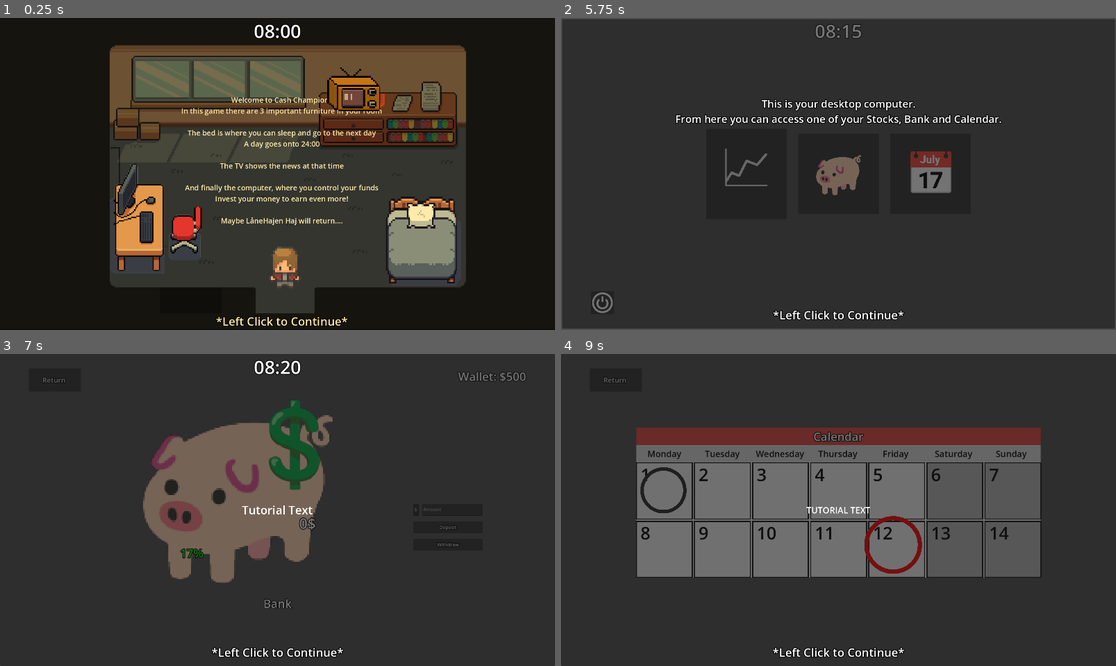
Above: before the commit, frames 1-4 (two rows, left to right).
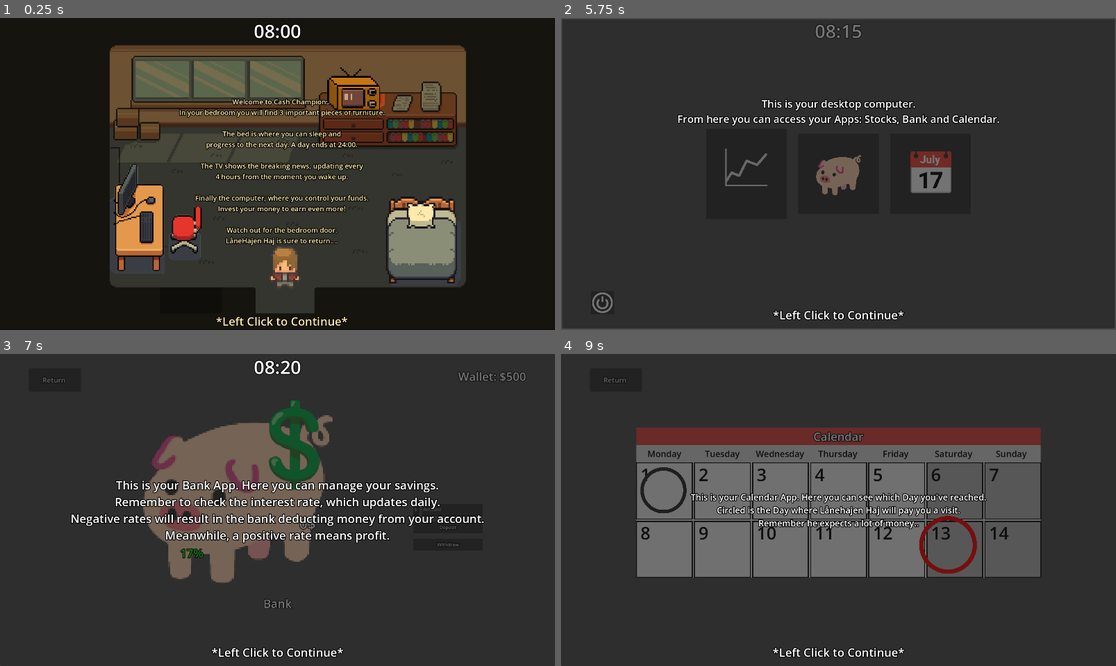
Above: after the commit, the same moments.

Repository: ThyGram/Eksamensprojekt-DDU
Game: Godot game, scene res://MainGame/main_game_bedroom.tscn
Same seed, same stepped clock (60 frames per second), same inputs: the game is played once before the commit and once after it. This scene is started directly instead of the project's main scene.
Inputs (mouse positions are in pixels of both pictures, inside the frame that each line leads up to):
- Up to frame 1 (0.25 s): no input
- Up to frame 2 (5.75 s): tap Enter (ui_accept) at 0.5, 1.52, 1.55, 1.82, 3.02, 3.05, 3.32, 5.27, 5.3, 5.57 s; move the mouse to (960, 158) at 0.52 s; hold D (Right) 0.53-1.28 s; hold Enter (ui_accept) 0.53-1.28 s; move the mouse to (727, 189) at 1.27 s; hold S (Down) 1.28-2.03 s; click (727, 189) at 1.35 s; move the mouse to (894, 105) at 2.02 s; hold D (Right) 2.03-2.78 s; hold Enter (ui_accept) 2.03-2.78 s; move the mouse to (810, 236) at 2.77 s; hold W (Up) 2.78-3.53 s; click (810, 236) at 2.85 s; move the mouse to (1005, 220) at 3.52 s; hold A (Left) 3.53-4.25 s; hold Enter (ui_accept) 3.53-4.25 s; tap Escape (Escape) at 4.15 s; click "Continue" at 4.25 s; move the mouse to (672, 127) at 5.02 s; hold A (Left) from 5.03 s (still down); click (672, 127) at 5.1 s
- Up to frame 3 (7 s): release A (Left) at 5.75 s; click "📈" at 5.75 s; click "🐖" at 6.5 s
- Up to frame 4 (9 s): click (1016, 510) at 7.27 s; type "12" at 7.35 s; click "Return" at 8 s; click "📅" at 8.75 s

The runs differ from the first frame. In frame 1, 4.4% of the frame differs, in the area x 32-70%, y 25-74%; in frame 2, 1.0%; in frame 3, 4.6%, in the area x 12-88%, y 40-61%; in frame 4, 2.9%.

Commit message:
Tutorials text done

Diff:
--- a/GodotGame/MainGame/Computer/computer_bank.tscn
+++ b/GodotGame/MainGame/Computer/computer_bank.tscn
@@ -198,6 +198,7 @@
 text = "Return "
 
 [node name="TutorialPanel" type="Panel" parent="."]
+visible = false
 layout_mode = 1
 anchors_preset = 15
 anchor_right = 1.0
@@ -218,8 +219,13 @@
 offset_bottom = 85.0
 grow_horizontal = 2
 grow_vertical = 2
-theme_override_font_sizes/font_size = 40
-text = "Tutorial Text"
+theme_override_colors/font_outline_color = Color(0, 0, 0, 1)
+theme_override_constants/outline_size = 10
+theme_override_font_sizes/font_size = 40
+text = "This is your Bank App. Here you can manage your savings.
+Remember to check the interest rate, which updates daily.
+Negative rates will result in the bank deducting money from your account.
+Meanwhile, a positive rate means profit."
 horizontal_alignment = 1
 vertical_alignment = 1
 
--- a/GodotGame/MainGame/Computer/computer_calender.gd
+++ b/GodotGame/MainGame/Computer/computer_calender.gd
@@ -26,7 +26,7 @@
 
 	for n in storage.Day:
 		var current_date = "Dates/" + str(n+1)
-		if n == storage.Day-1:
+		if n == storage.Day - 1:
 			# Position indstilles alt efter dato
 			black_ring.position = get_node(current_date).get_global_position() + Vector2((90+rng.randi_range(1,20)),(90+rng.randi_range(1,20)))
 			add_child(black_ring)
--- a/GodotGame/MainGame/Computer/computer_calender.tscn
+++ b/GodotGame/MainGame/Computer/computer_calender.tscn
@@ -489,11 +489,12 @@
 
 [node name="Ring" type="Sprite2D" parent="."]
 material = SubResource("ShaderMaterial_6vy4d")
-position = Vector2(1149, 661)
+position = Vector2(1339, 661)
 scale = Vector2(200, 200)
 texture = ExtResource("2_dbua4")
 
 [node name="TutorialPanel" type="Panel" parent="."]
+visible = false
 layout_mode = 1
 anchors_preset = 15
 anchor_right = 1.0
@@ -514,8 +515,13 @@
 offset_bottom = 21.0
 grow_horizontal = 2
 grow_vertical = 2
-theme_override_font_sizes/font_size = 30
-text = "TUTORIAL TEXT"
+theme_override_colors/font_outline_color = Color(0, 0, 0, 1)
+theme_override_constants/outline_size = 10
+theme_override_font_sizes/font_size = 30
+text = "This is your Calendar App. Here you can see which Day you've reached.
+Circled is the Day where Lånehajen Haj will pay you a visit.
+Remember he expects a lot of money.."
+horizontal_alignment = 1
 
 [node name="Click" type="Label" parent="TutorialPanel"]
 layout_mode = 1
--- a/GodotGame/MainGame/Computer/computer_stocks.tscn
+++ b/GodotGame/MainGame/Computer/computer_stocks.tscn
@@ -132,6 +132,7 @@
 text = "Return "
 
 [node name="TutorialPanel" type="Panel" parent="."]
+visible = false
 z_index = 5
 layout_mode = 1
 anchors_preset = 15
@@ -153,8 +154,12 @@
 offset_bottom = 147.5
 grow_horizontal = 2
 grow_vertical = 2
+theme_override_colors/font_outline_color = Color(0, 0, 0, 1)
+theme_override_constants/outline_size = 10
 theme_override_font_sizes/font_size = 30
-text = "TUTORIAL TEXT"
+text = "This is your Stocks App. Here you can see the current prices of stocks.
+Remember the risks of investing in stocks and watch the news,
+to get the most of this tool."
 horizontal_alignment = 1
 vertical_alignment = 1
 
--- a/GodotGame/MainGame/main_game_bedroom.tscn
+++ b/GodotGame/MainGame/main_game_bedroom.tscn
@@ -654,19 +654,25 @@
 offset_bottom = 264.5
 grow_horizontal = 2
 grow_vertical = 2
-theme_override_font_sizes/font_size = 25
-text = "Welcome to Cash Champions
-In this game there are 3 important furniture in your room
-
-The bed is where you can sleep and go to the next day
-A day goes onto 24:00
-
-The TV shows the news at that time
-
-And finally the computer, where you control your funds
+theme_override_colors/font_outline_color = Color(0, 0, 0, 1)
+theme_override_constants/outline_size = 10
+theme_override_font_sizes/font_size = 24
+text = "
+
+Welcome to Cash Champions!
+In your bedroom you will find 3 important pieces of furniture.
+
+The bed is where you can sleep and
+progress to the next day. A day ends at 24:00.
+
+The TV shows the breaking news, updating every
+4 hours from the moment you wake up.
+
+Finally the computer, where you control your funds.
 Invest your money to earn even more!
 
-Maybe LåneHajen Haj will return....
+Watch out for the bedroom door.
+LåneHajen Haj is sure to return....
 
 
 "
--- a/GodotGame/MainGame/main_game_computer.tscn
+++ b/GodotGame/MainGame/main_game_computer.tscn
@@ -108,7 +108,7 @@
 theme_override_constants/outline_size = 10
 theme_override_font_sizes/font_size = 36
 text = "This is your desktop computer.
-From here you can access one of your Stocks, Bank and Calendar."
+From here you can access your Apps: Stocks, Bank and Calendar."
 horizontal_alignment = 1
 vertical_alignment = 1
 
--- a/GodotGame/MainGame/main_game_tv.tscn
+++ b/GodotGame/MainGame/main_game_tv.tscn
@@ -122,10 +122,10 @@
 theme_override_colors/font_outline_color = Color(0, 0, 0, 1)
 theme_override_constants/outline_size = 10
 theme_override_font_sizes/font_size = 36
-text = "These are the news.
+text = "These are the breaking news.
 Here you can see if a company is doing good or bad.
 
-If a company is doing good it's stock should  increase, and vice versa if the company is doing bad - it will decrease."
+If a company is doing good it's stock should increase, and vice versa if the company is doing bad."
 horizontal_alignment = 1
 vertical_alignment = 1
 autowrap_mode = 2
Not shown: 1 places in GodotGame/MainGame/Computer/computer_bank.tscn that only renumber resources
